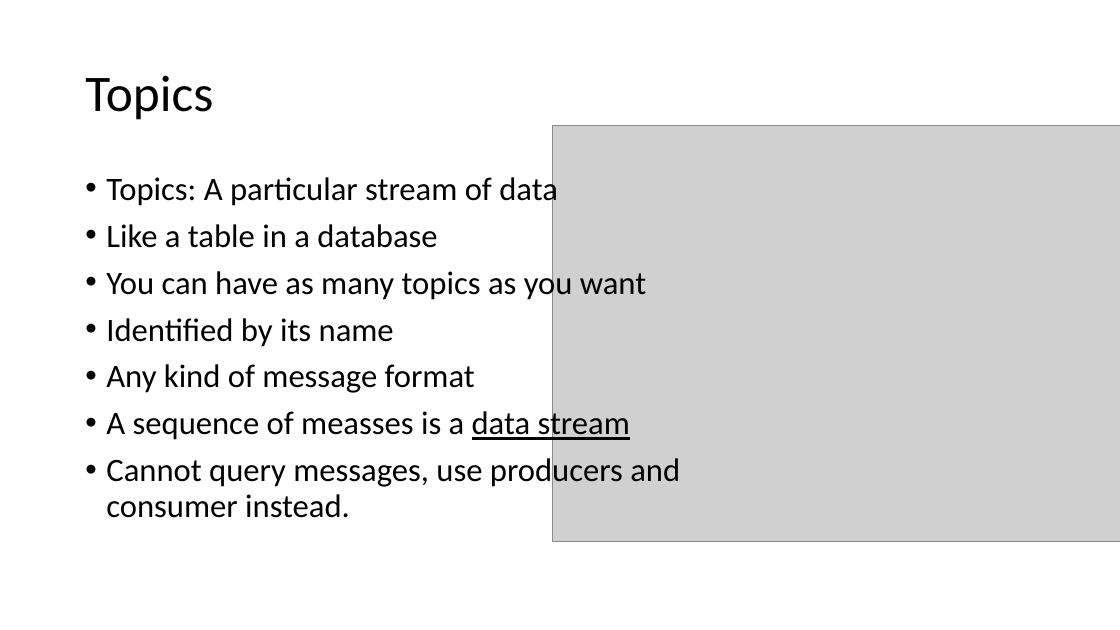
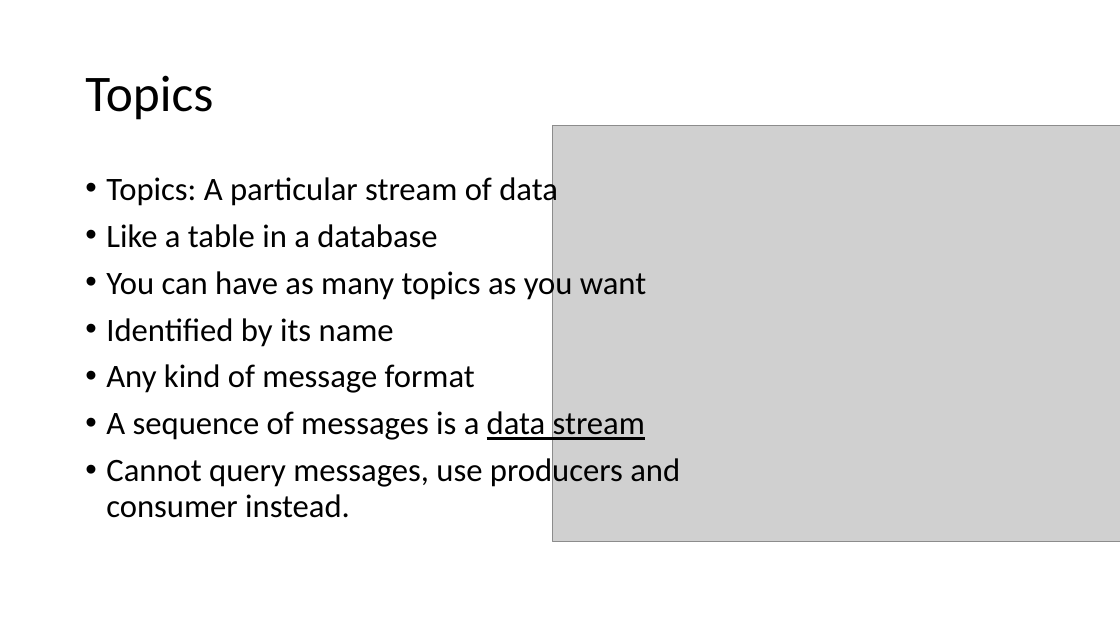
Before and after one commit to fortedigital/cg-kafka, a slide deck: slide 23 of workshop1/Kafka - 101.pptx (slide 22 before the commit). Drawn at 1120x630 pixels with LibreOffice and Linux fonts; fonts in the diff are those of the drawing; grey boxes stand for pictures. Boxes give left, top, right and bottom in pixels: in the first picture for what was removed or moved away, otherwise in the second. Text is boxed around its words. In the diff, an @@ line names an element or a change of style, - is before the commit and + after.

```diff
--- a/workshop1/Kafka - 101.pptx
+++ b/workshop1/Kafka - 101.pptx
@@ text at (x1=106, y1=411, x2=645, y2=440): text changed @@
-• A sequence of measses is a data stream
+• A sequence of messages is a data stream
```
Also in this commit, not shown: 7 other slides changed, 3 slides added, 2 slides removed.
